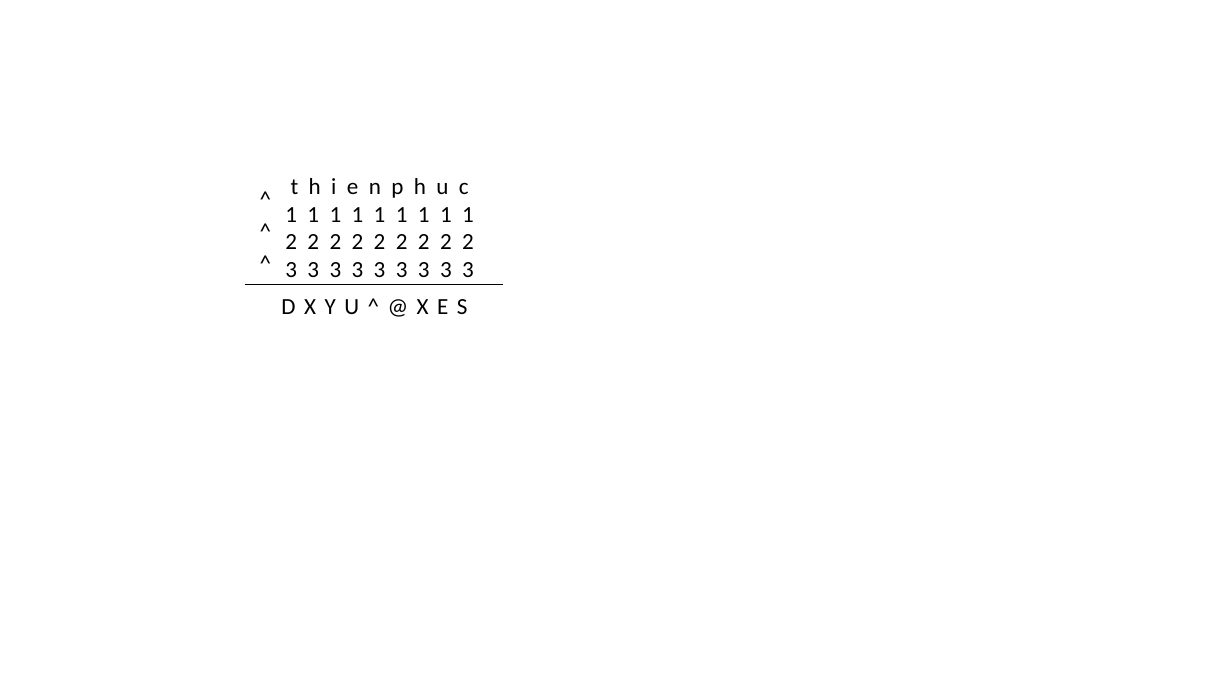
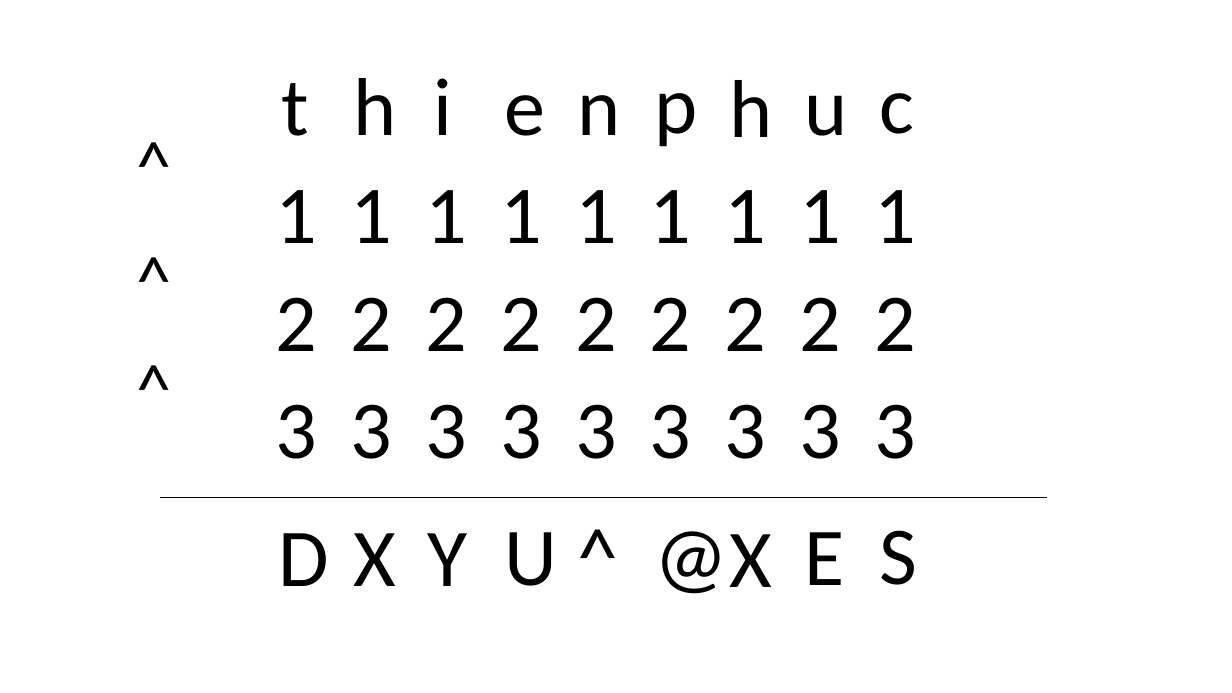
Before and after one commit to Irt291/TPNXOR, a slide deck: slide 1 of src/Assets/ab.pptx. Drawn at 1232x693 pixels with LibreOffice and Linux fonts; fonts in the diff are those of the drawing. Boxes give left, top, right and bottom in pixels: in the first picture for what was removed or moved away, otherwise in the second. Text is boxed around its words. In the diff, an @@ line names an element or a change of style, - is before the commit and + after.

```diff
--- a/src/Assets/ab.pptx
+++ b/src/Assets/ab.pptx
@@ text added at <box>495,49,545,158</box>, 64 pt, text #000000 @@
+e
@@ text added at <box>568,49,618,158</box>, 64 pt, text #000000 @@
+n
@@ text added at <box>645,47,695,156</box>, 64 pt, text #000000 @@
+p
@@ text added at <box>721,51,771,160</box>, 64 pt, text #000000 @@
+h
@@ text added at <box>871,47,921,156</box>, 64 pt, text #000000 @@
+c
@@ text added at <box>281,83,308,136</box>, 64 pt, text #000000 @@
+t
@@ text added at <box>354,78,397,135</box>, 64 pt, text #000000 @@
+h
@@ text added at <box>434,78,453,135</box>, 64 pt, text #000000 @@
+i
@@ text "^" at <box>128,116,177,211</box>: size 18 to 55 pt; alignment left to centre @@
@@ text "^": place and size @@
-text "^" at <box>250,180,299,217</box>
+text "^" at <box>128,116,177,211</box>
@@ text removed at <box>285,178,474,277</box> @@
-t h i e n p h u c
-1 1 1 1 1 1 1 1 1
-2 2 2 2 2 2 2 2 2
-3 3 3 3 3 3 3 3 3
@@ text added at <box>276,190,916,243</box>, 64 pt, text #000000 @@
+1 1 1 1 1 1 1 1 1
@@ text "^": place and size @@
-text "^" at <box>250,244,299,281</box>
+text "^" at <box>128,231,177,326</box>
@@ text "^" at <box>128,231,177,326</box>: size 18 to 55 pt; alignment left to centre @@
@@ text removed at <box>250,213,299,250</box> @@
-^
@@ text added at <box>276,297,916,351</box>, 64 pt, text #000000 @@
+2 2 2 2 2 2 2 2 2
@@ text removed at <box>281,299,468,314</box> @@
-D X Y U ^ @ X E S
@@ text added at <box>128,338,177,433</box>, 55 pt, text #000000 @@
+^
@@ text added at <box>276,404,916,459</box>, 64 pt, text #000000 @@
+3 3 3 3 3 3 3 3 3
@@ line moved from (245, 285) - (503, 285) to (160, 498) - (1047, 498) @@
@@ text added at <box>495,499,545,608</box>, 64 pt, text #000000 @@
+U
@@ text added at <box>568,499,618,608</box>, 64 pt, text #000000 @@
+^
@@ text added at <box>645,498,695,607</box>, 64 pt, text #000000 @@
+@
@@ text added at <box>279,533,330,586</box>, 64 pt, text #000000 @@
+D
@@ text added at <box>354,533,397,586</box>, 64 pt, text #000000 @@
+X
@@ text added at <box>427,533,467,586</box>, 64 pt, text #000000 @@
+Y
@@ text added at <box>504,532,557,586</box>, 64 pt, text #000000 @@
+u
@@ text added at <box>654,531,772,594</box>, 64 pt, text #000000 @@
+X
@@ text added at <box>804,532,844,585</box>, 64 pt, text #000000 @@
+E
@@ text added at <box>879,530,917,585</box>, 64 pt, text #000000 @@
+S
```
Also in this commit, not shown: 21 other files.
